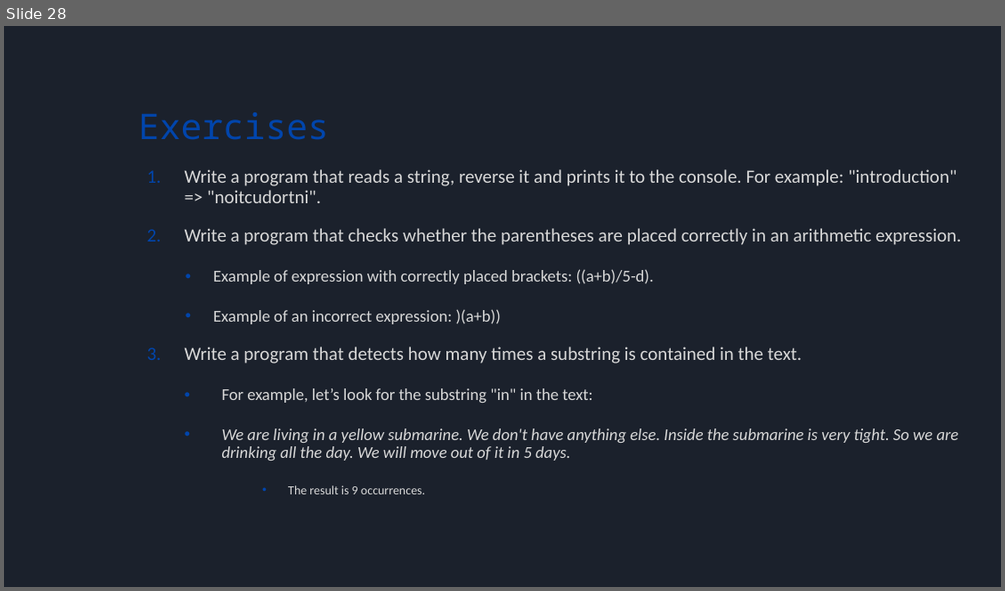
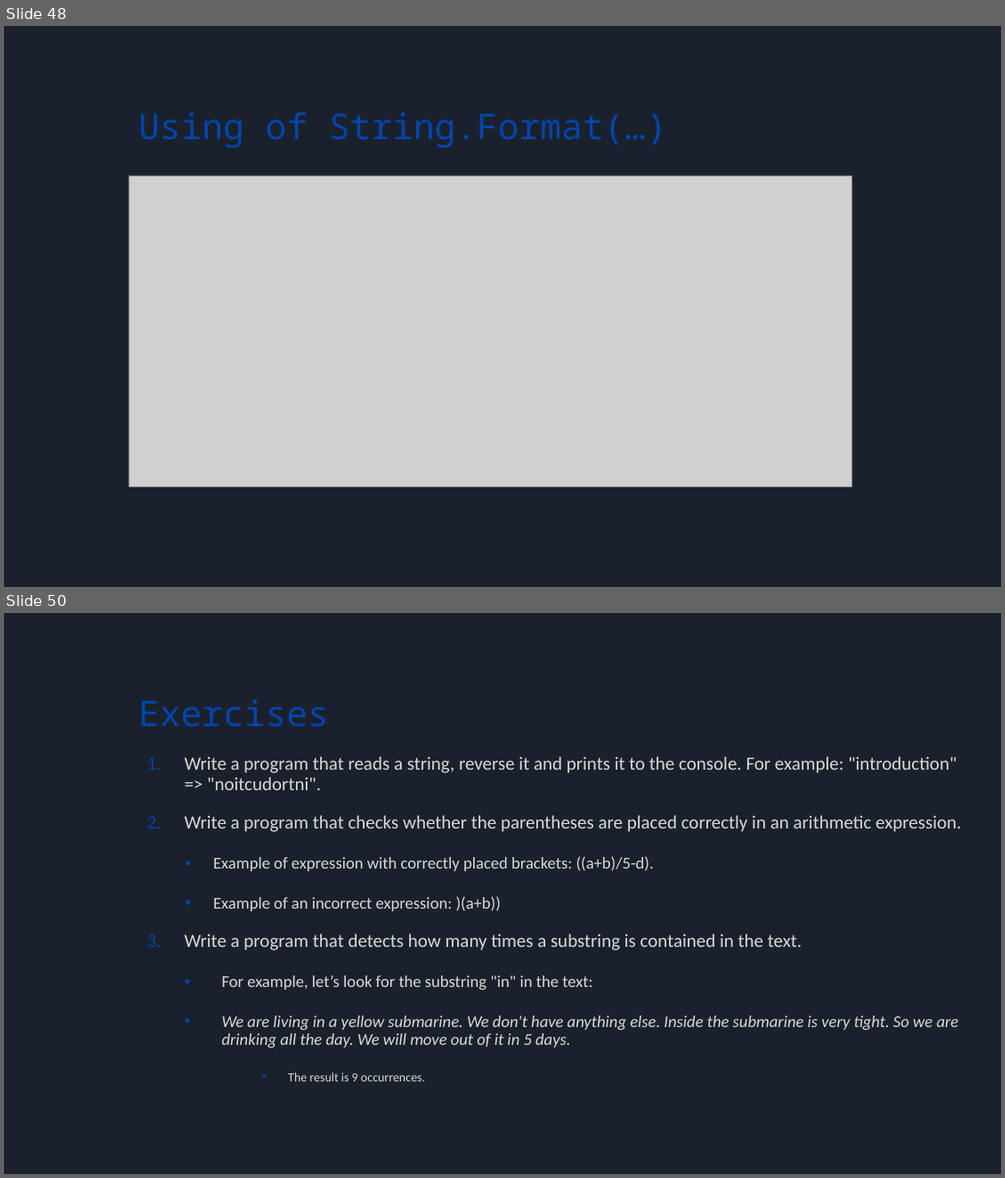
Before and after one commit to bulhard/Principles_Of_Programming, a slide deck: _Presentations/02 Working with strings and texts.pptx. Shown one above the other, each under a label of ours: slide 28 before the commit, slides 48 and 50 after it; the slides between them are not shown. The pictures are 1005x591 and 1005x1178 pixels, drawn with LibreOffice and Linux fonts; fonts in the diff are those of the drawing; grey boxes stand for pictures. Boxes give left, top, right and bottom in pixels: in the first picture for what was removed or moved away, otherwise in the second. Text is boxed around its words. In the diff, an @@ line names an element or a change of style, - is before the commit and + after.

```diff
--- a/_Presentations/02 Working with strings and texts.pptx
+++ b/_Presentations/02 Working with strings and texts.pptx
@@ slide 48 added at (4,26,1001,587), background #1B212C @@
@@ title added at (138,112,667,148), 34 pt, text #0145AC @@
+Using of String.Format(…)
@@ picture added at (129,176,852,487) @@
@@ what was slide 28 is now slide 50 @@
```
Also in this commit, not shown: 21 other slides added, 6 other files.
